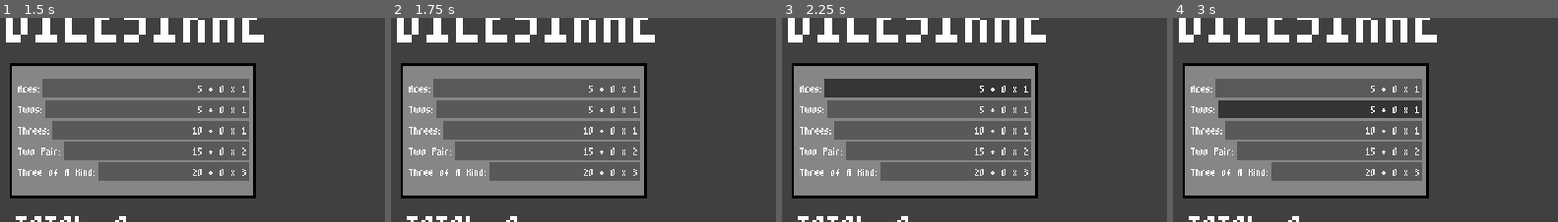
Above: before the commit, frames 1-4 (left to right).
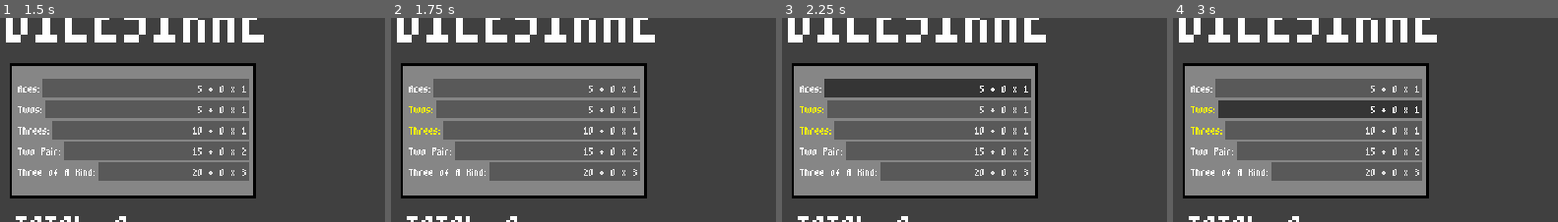
Above: after the commit, the same moments.

Repository: xander6424/DICESIRAE
Game: Godot game, scene res://scenes/main.tscn
The game is run twice, just before and just after one commit, with the same random seed, the same clock (stepped at 60 frames per second) and the same inputs.
Inputs (mouse positions are % of the whole screen's width and height, from its top left):
- Up to frame 1 (1.5 s): click (92, 91) at 0.5 s; click "SCORE" at 1.25 s
- Up to frame 2 (1.75 s): no input
- Up to frame 3 (2.25 s): click "5 + 0 x 1" at 2 s
- Up to frame 4 (3 s): click "5 + 0 x 1" at 2.75 s
The pictures show only the part of the screen within x 0-50%, y 6-56%; the shares and areas given below are measured in that part.

Frame 1 is identical in both runs. In frame 2, 0.2% of the frame differs, in the area x 4-13%, y 43-58%; in frame 3, 0.2%; in frame 4, 0.2%.

Commit message:
Remaining Category Validity
The remaining (existing) categories now have correct validity checks.

Diff:
--- a/scripts/categories/fours.gd
+++ b/scripts/categories/fours.gd
@@ -4,7 +4,17 @@
 
 
 func check_validity() -> void:
-	pass
+	valid = false
+
+	for dice in GameData.scoring_dice_list:
+		if dice == 4:
+			valid = true
+			break
+
+	if valid:
+		label.add_theme_color_override("font_color", Color.YELLOW)
+	else:
+		label.add_theme_color_override("font_color", Color.WHITE)
 
 func score_category():
 	pass
--- a/scripts/categories/three-of-a-kind.gd
+++ b/scripts/categories/three-of-a-kind.gd
@@ -4,7 +4,17 @@
 
 
 func check_validity() -> void:
-	pass
+	valid = false
+
+	for dice in GameData.scoring_dice_list:
+		if GameData.scoring_dice_list.count(dice) >= 3:
+			valid = true
+			break
+
+	if valid:
+		label.add_theme_color_override("font_color", Color.YELLOW)
+	else:
+		label.add_theme_color_override("font_color", Color.WHITE)
 
 func score_category():
 	pass
--- a/scripts/categories/threes.gd
+++ b/scripts/categories/threes.gd
@@ -4,7 +4,17 @@
 
 
 func check_validity() -> void:
-	pass
+	valid = false
+
+	for dice in GameData.scoring_dice_list:
+		if dice == 3:
+			valid = true
+			break
+
+	if valid:
+		label.add_theme_color_override("font_color", Color.YELLOW)
+	else:
+		label.add_theme_color_override("font_color", Color.WHITE)
 
 func score_category():
 	pass
--- a/scripts/categories/two-pair.gd
+++ b/scripts/categories/two-pair.gd
@@ -4,7 +4,29 @@
 
 
 func check_validity() -> void:
-	pass
+	valid = false
+
+	var pairs: int = 0
+	var banned_face: int = -1
+
+	for dice in GameData.scoring_dice_list:
+		# Check for a pair
+		if GameData.scoring_dice_list.count(dice) >= 2 and dice != banned_face:
+			banned_face = dice
+			pairs += 1
+
+			# Exit if a two pair is found
+			if pairs == 2:
+				break
+
+	# Valid if 2 pairs are found
+	if pairs >= 2:
+		valid = true
+
+	if valid:
+		label.add_theme_color_override("font_color", Color.YELLOW)
+	else:
+		label.add_theme_color_override("font_color", Color.WHITE)
 
 func score_category():
 	pass
--- a/scripts/categories/twos.gd
+++ b/scripts/categories/twos.gd
@@ -4,7 +4,17 @@
 
 
 func check_validity() -> void:
-	pass
+	valid = false
+
+	for dice in GameData.scoring_dice_list:
+		if dice == 2:
+			valid = true
+			break
+
+	if valid:
+		label.add_theme_color_override("font_color", Color.YELLOW)
+	else:
+		label.add_theme_color_override("font_color", Color.WHITE)
 
 func score_category():
 	pass
--- a/scripts/scorecard.gd
+++ b/scripts/scorecard.gd
@@ -55,65 +55,10 @@
 	for category in GameData.active_category_info_list:
 		category.total = 0
 
+		# Checks if a category exists in current hand
 		if !category.scored:
 			category.check_validity()
-
-			# Edit button text with format
 			category.button.text = str(category.base_score) + " + " + str(category.total) + " x " + str(category.mult_score)
-
-			"""
-
-			match category.id:
-				DiceData.Category.ACES:
-					category.check_validity()
-					for dice in GameData.scoring_dice_list:
-						if dice == 1:
-							category.total += dice
-				DiceData.Category.TWOS:
-					for dice in GameData.scoring_dice_list:
-						if dice == 2:
-							category.total += dice
-				DiceData.Category.THREES:
-					for dice in GameData.scoring_dice_list:
-						if dice == 3:
-							category.total += dice
-				DiceData.Category.FOURS:
-					for dice in GameData.scoring_dice_list:
-						if dice == 4:
-							category.total += dice
-				DiceData.Category.CHOICE:
-					for dice in GameData.scoring_dice_list:
-						category.total += dice
-				DiceData.Category.TWO_PAIR:
-					var pairs: int = 0
-					var banned_face: int = -1
-					var four_of_a_kind: bool = false
-
-					for dice in GameData.scoring_dice_list:
-						# Check for possible four of a kind
-						if GameData.scoring_dice_list.count(dice) >= 4:
-							four_of_a_kind = true
-							category.total += dice * 4
-							break
-						# Check for a pair
-						elif GameData.scoring_dice_list.count(dice) >= 2 and dice != banned_face:
-							category.total += dice * 2
-							banned_face = dice
-							pairs += 1
-
-							# Exit if a two pair is found
-							if pairs == 2:
-								break
-
-					# Reset score if no two pair is found
-					if pairs < 2 and !four_of_a_kind:
-						category.total = 0
-				DiceData.Category.THREE_OF_A_KIND:
-					for dice in GameData.scoring_dice_list:
-						if GameData.scoring_dice_list.count(dice) >= 3:
-							category.total += dice * 3
-							break
-			"""
 
 
 func _score_button_pressed() -> void:
